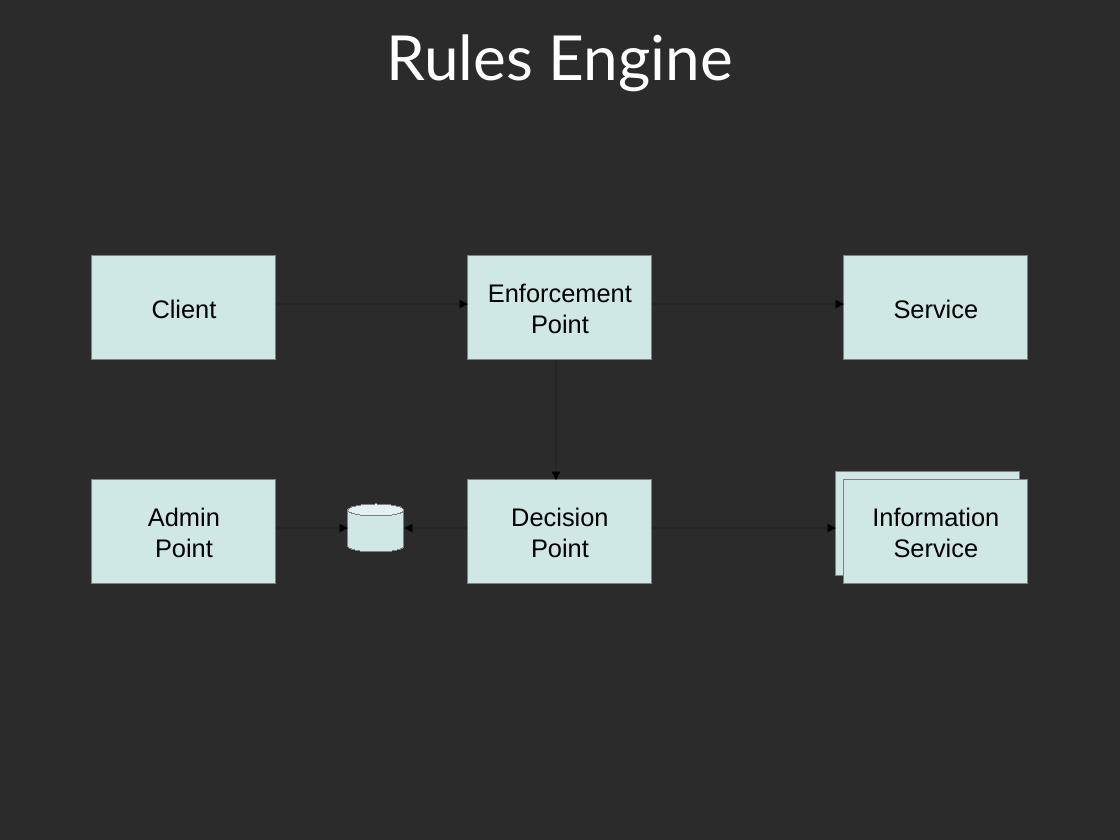
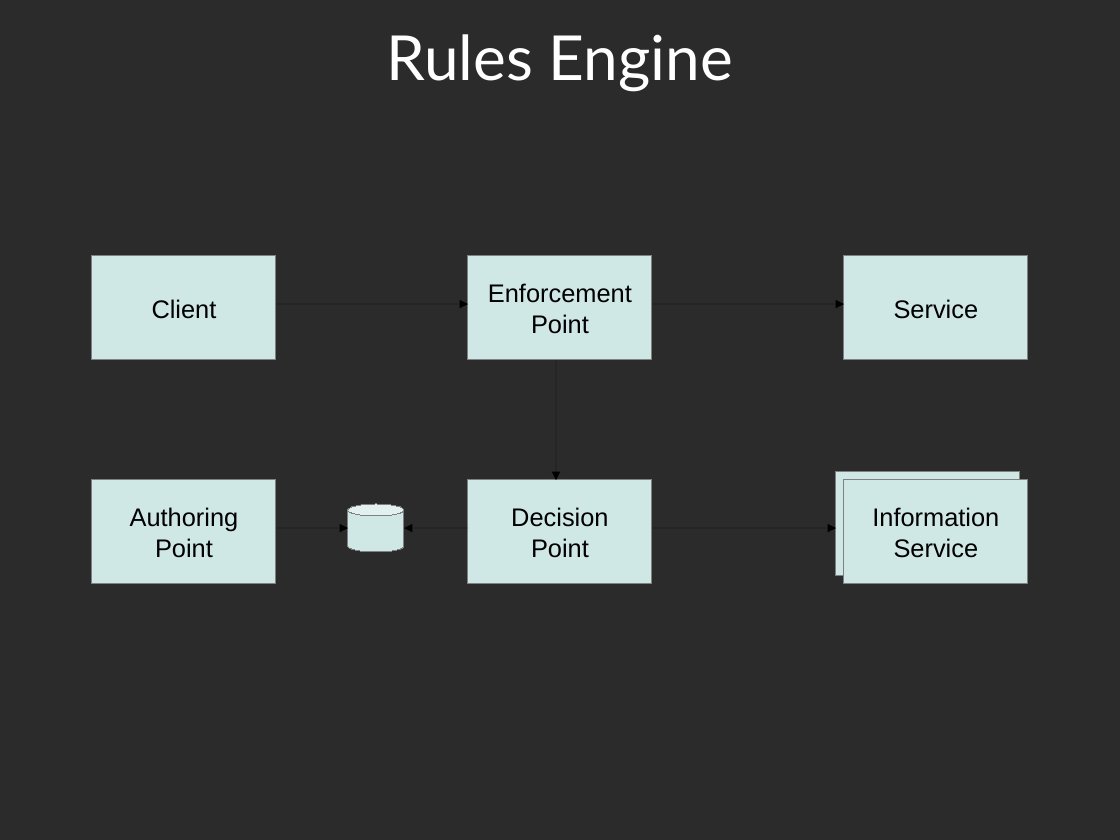
Before and after one commit to neilgall/pytest-docker-flask, a slide deck: slide 7 of slides.odp. Drawn at 1120x840 pixels with LibreOffice and Linux fonts; fonts in the diff are those of the drawing; background and template pictures are left out; a plain dark background stands for a picture behind light text. Boxes give left, top, right and bottom in pixels: in the first picture for what was removed or moved away, otherwise in the second. Text is boxed around its words. In the diff, an @@ line names an element or a change of style, - is before the commit and + after.

Commit message:
Update slides to use 'Authoring Point' instead of 'Admin Point'

```diff
--- a/slides.odp
+++ b/slides.odp
@@ text in rectangle at (130, 507, 239, 532): text changed @@
-Admin
+Authoring
```
Also in this commit, not shown: 2 other slides changed.
